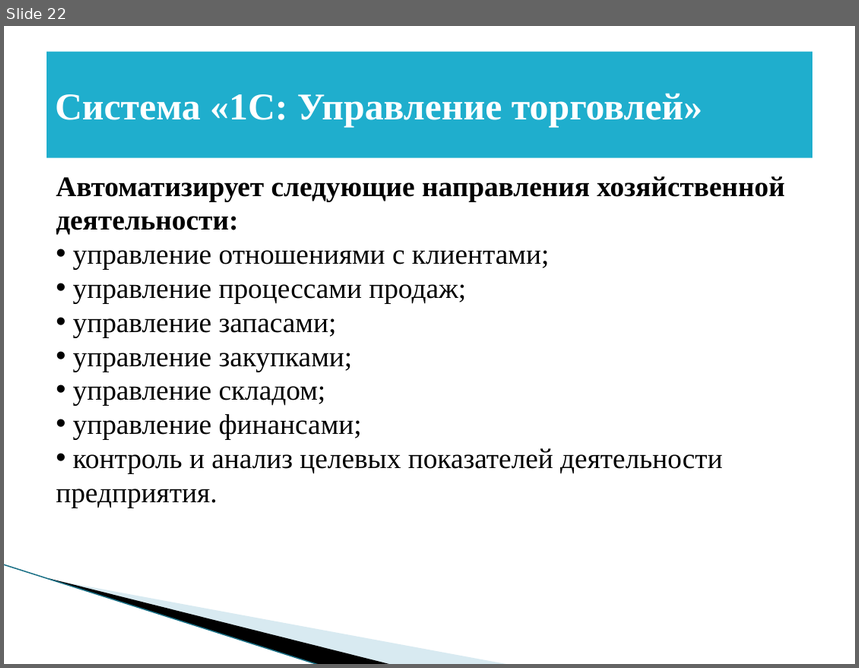
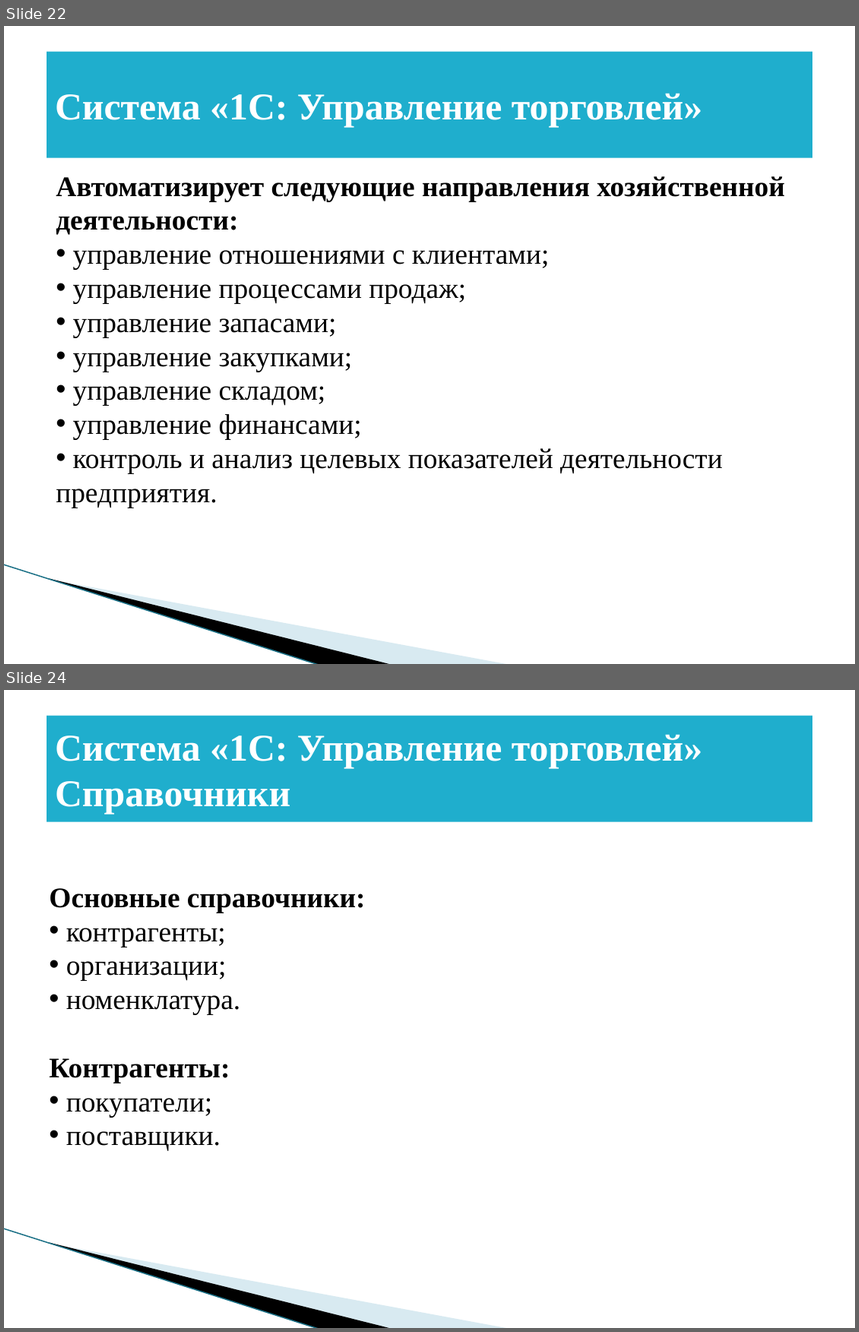
Before and after one commit to BadMax-Kirov/VKR, a slide deck: Выпускная квалификационная работа.pptx. Shown one above the other, each under a label of ours: slide 22 before the commit, slides 22 and 24 after it; the slides between them are not shown. The pictures are 859x668 and 859x1332 pixels, drawn with LibreOffice and Linux fonts; fonts in the diff are those of the drawing; background and template pictures are left out. Boxes give left, top, right and bottom in pixels: in the first picture for what was removed or moved away, otherwise in the second. Text is boxed around its words. In the diff, an @@ line names an element or a change of style, - is before the commit and + after.

```diff
--- a/Выпускная квалификационная работа.pptx
+++ b/Выпускная квалификационная работа.pptx
@@ slide 24 added at [4,690,855,1328], background #FFFFFF; not listed: 3 template elements that a slide beside it also shows @@
@@ title added at [47,716,813,822], fill #1FAECD, 32 pt, text #FFFFFF, bold @@
+Система «1C: Управление торговлей» Справочники
@@ text added at [49,888,366,1151], 24 pt, text #000000 @@
+Основные справочники:
+• контрагенты;
+• организации;
+• номенклатура.
+Контрагенты:
+• покупатели;
+• поставщики.
```
Also in this commit, not shown: 1 slide changed, 11 other slides added, 1 other file.
